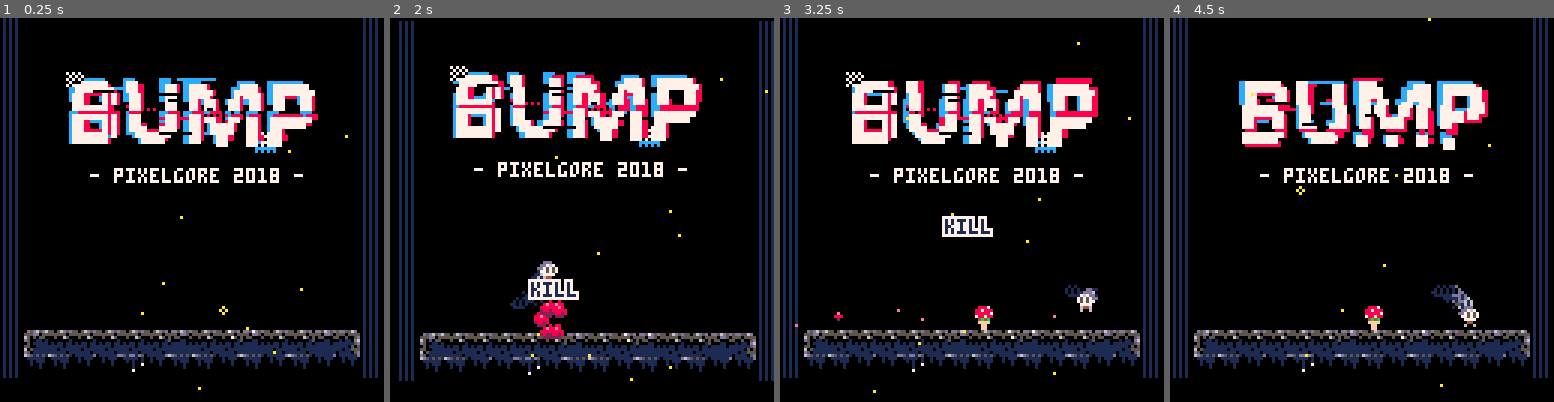
Above: before the commit, frames 1-4 (left to right).
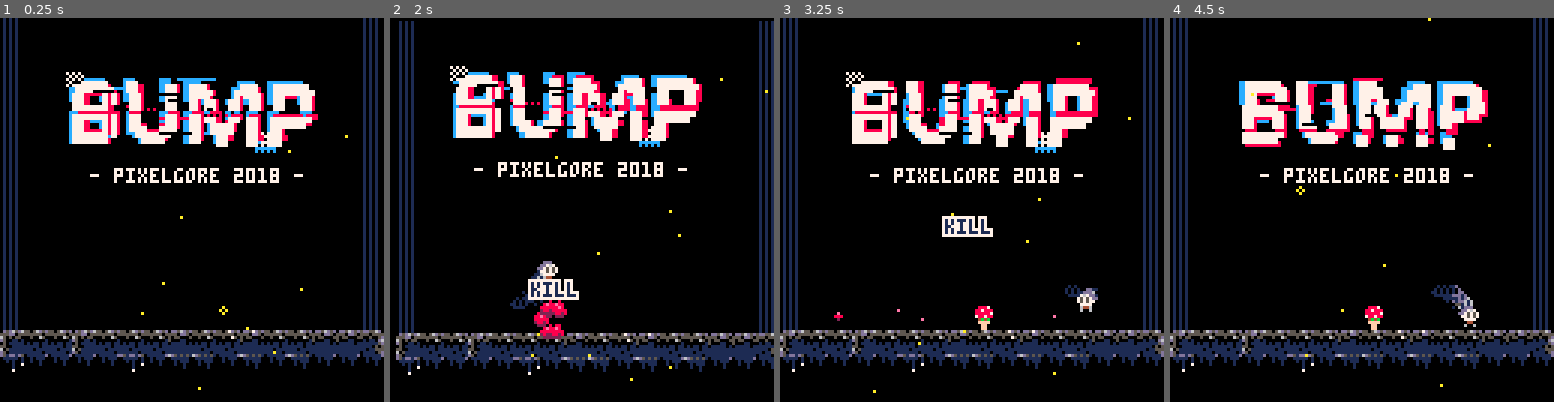
Above: after the commit, the same moments.

Repository: wesen/carts
Game: PICO-8 cartridge games/bump/bump.p8
The game is run twice, just before and just after one commit, with the same random seed, the same clock (stepped at 60 frames per second) and the same inputs.
Inputs:
- Up to frame 1 (0.25 s): no input
- Up to frame 2 (2 s): tap X (X key) at 0.33, 1.07, 1.85 s; tap O (Z key) at 0.7, 1.7 s; hold Right from 1.6 s (still down)
- Up to frame 3 (3.25 s): release Right at 2.1 s; tap O (Z key) at 2.1, 2.5, 2.9 s; hold Up 2.15-2.42 s; hold Right 2.47-3.03 s; tap X (X key) at 2.97 s; hold Left from 3.08 s (still down)
- Up to frame 4 (4.5 s): tap O (Z key) at 3.3, 3.7, 4.1 s; release Left at 3.58 s; hold Down 3.63-3.97 s; hold Right from 4.02 s (still down); tap X (X key) at 4.08 s

The runs differ from the first frame. In frame 1, 1.7% of the frame differs, in the area x 0-100%, y 81-94%; in frame 2, 1.6%; in frame 3, 1.7%, in the area x 0-100%, y 79-94%; in frame 4, 1.7%.

Commit message:
Revert to previous layout

Diff:
--- a/games/bump/bump.p8
+++ b/games/bump/bump.p8
@@ -1,5 +1,5 @@
 pico-8 cartridge // http://www.pico-8.com
-version 8
+version 16
 __lua__
 flg_solid=0
 flg_ice=1
@@ -54,7 +54,7 @@
 
 ground_grace_interval=6
 
-win_threshold=1
+win_threshold=14
 
 
 function class (init)
@@ -1778,7 +1778,14 @@
   end, draw_crs)
 end
 
+function is_space_pressed()
+ if stat(30) then
+  printh(tostr(stat(31)))
+ end
+end
+
 function _init()
+ poke(0x5f2d,1)
  room=cls_room.init(v2(0,0),v2(16,16))
  room:spawn_player(p1_input)
  room:spawn_player(p2_input)
@@ -1962,16 +1969,16 @@
 00000000000000000ff5f5f0aaf5f5f00ff5f5f00ff5f5f000000000000000000000000000000000000000000000000000000000000000000000000000000000
 000000000000000000ffff000ff5f5f000ffff0000ffff00000aaa00000aaa0000aaaa00000aaa00000000000000000000000000000000000000000000000000
 0000000000000000000bb00000ffff0000033000000bbb6000a1f1000001f10000a1f10000a1f100000000000000000000000000000000000000000000000000
-000000000000000000033000000330000060060000033600000bbb00000bb000000bbb0000033b60000000000000000000000000000000000000000000000000
-00000000000000000006600000060600000000000000000000060600000660000060006000000000000000000000000000000000000000000000000000000000
-00000000000000000000000000000000000000000000000000000000000000000000000000000000000000000000000000000000000000000000000000000000
-00000000000000000000000000000000000000000000000000000000000000000000000000000000000000000000000000000000000000000000000000000000
-00000000000000000000000000000000000000000000000000000000000000000000000000000000000000000000000000000000000000000000000000000000
-00000000000000000000000000000000000000000000000000000000000000000000000000000000000000000000000000000000000000000000000000000000
-00000000000000000000000000000000000000000000000000000000000000000000000000000000000000000000000000000000000000000000000000000000
-00000000000000000000000000000000000000000000000000000000000000000000000000000000000000000000000000000000000000000000000000000000
-00000000000000000000000000000000000000000000000000000000000000000000000000000000000000000000000000000000000000000000000000000000
-00000000000000000000000000000000000000000000000000000000000000000000000000000000000000000000000000000000000000000000000000000000
+000000000000000000033000000330000060060000033600000bbb00000bb000000bbb0000033b60000000000000006666600000000000000000000000000000
+00000000000000000006600000060600000000000000000000060600000660000060006000000000000000000000006000600000000000000000000000000000
+00000000000000000000000000000000000000000000000000000000000000000000000000000000000000000000006000600000000000000000000000000000
+00000000000000000000000000000000000000000000000000000000000000000000000000000000000000000000006000600000000000000000000000000000
+00000000000000000000000000000000000000000000000000000000000000000000000000000000000000000006666000666600000000000000000000000000
+00000000000000000000000000000000000000000000000000000000000000000000000000000000000000000000600000006000000000000000000000000000
+00000000000000000000000000000000000000000000000000000000000000000000000000000000000000000000060000060000000000000000000000000000
+00000000000000000000000000000000000000000000000000000000000000000000000000000000000000000000006000600000000000000000000000000000
+00000000000000000000000000000000000000000000000000000000000000000000000000000000000000000000000606000000000000000000000000000000
+00000000000000000000000000000000000000000000000000000000000000000000000000000000000000000000000060000000000000000000000000000000
 
 
 
@@ -2104,7 +2111,7 @@
 
 __gff__
 0000000000000000000010101010101000000000101010000000101010101010000000000000000000000000000000000000000000000000000000000000001000000000000010101010101010101010100000001000001010101010100000100000101010010101011010101010100000001010101010010101010101010101
-1010000000000000000000000000101000000000000000000000000000001010000000000000000000000010101010100000000000000000000000101000101000000000000000000000000000000000000000000000000000000000000000000000000000000000000000000000000000000000000000000000000000000000
+1010000000000000000000000000101000000000000000000000000000001010000000000000000000000010101010100000000000000000000000101000101000000000000000000000000000000000000000000000000000000000000000000000000000000000000000101000000000000000000000000000001010000000
 __map__
 000000000000000000000000000000004f00000000000000000000000000004f000000000000000000000000000000000000000000000000000000000000000000000000000000000000000000000000000000000000000000000000000000000000000000000000000000000000000000000000000000000000000000000000
 000000000000000000000000000000004f00000000000000000000000000004f000000000000000000000000000000000000000000000000000000000000000000000001710000001900007101000000000000000000000000000000000000000000000000000000000000000000000000000000000000000000000000000000
@@ -2119,8 +2126,8 @@
 000000000000000000000000000000004f00000000000000000000000000004f000000000000000100000000000000000000000000000000000000000000000000000000000041414141000000000000000000000000000000000000000000000000000000000000000000000000000000000000000000000000000000000000
 000000000000000000000000000000004f00000000000000000000000000004f000000006060604040400000000000000000000000000000000000000000000000000071000000000000000071000000000000000000000000000000000000000000000000000000000000000000000000000000000000000000000000000000
 000000000100010001000100000000004f00000000000000000000000000004f000000180000000000000000000000000000000000000000000000000000000000004040400000190000004040400000000000000000000000000000000000000000000000000000000000000000000000000000000000000000000000000000
-006566666666666766787966666768004f65666666666667667879666667684f000000000000000000000000000000000000000000000000000000000000000040000000000000404000000000000040000000000000000000000000000000000000000000000000000000000000000000000000000000000000000000000000
-0069696c6c6a6c69696c696c696c6c004f69696c6c6a6c69696c696c696c6c4f42000000002e00000000000001000000012700280029002a002b002c002d012e70000001004200000000420001000070000000000000000000000000000000000000000000000000000000000000000000000000000000000000000000000000
+0000656666666667667879666667676865666665666666676678796666676768000000000000000000000000000000000000000000000000000000000000000040000000000000404000000000000040000000000000000000000000000000000000000000000000000000000000000000000000000000000000000000000000
+00006c6c6c6a6c69696c696c696c6c6c6a6c6c6c6c6a6c69696c696c696c6c6c42000000002e00000000000001000000012700280029002a002b002c002d012e70000001004200000000420001000070000000000000000000000000000000000000000000000000000000000000000000000000000000000000000000000000
 0000000000000000000000000000000000000000000000000000000000000000404044404041414141404040404040404040404040404040404040404040404040404040404040404040404040404040400000000000000000000000000000000000000000000000000000000000000000000000000000000000000000000000
 0000000000000000000000000000000000000000000000000000000000000000000000000000000000000000000000000000000000000000000000000000000000000000000000000000000000000000000000000000000000000000000000000000000000000000000000000000000000000000000000000000000000000000
 0014151516000001010000141515160000141515160000010100001415151600000000000000000000000000000000000000000000000000000000000000000000000000000000000000000000000000000000000000000000000000000000000000000000000000000000000000000000000000000000000000000000000000
--- a/games/bump/config.lua
+++ b/games/bump/config.lua
@@ -3,4 +3,4 @@
 
 ground_grace_interval=6
 
-win_threshold=1
+win_threshold=14
--- a/games/bump/main.lua
+++ b/games/bump/main.lua
@@ -26,7 +26,14 @@
   end, draw_crs)
 end
 
+function is_space_pressed()
+ if stat(30) then
+  printh(tostr(stat(31)))
+ end
+end
+
 function _init()
+ poke(0x5f2d,1)
  room=cls_room.init(v2(0,0),v2(16,16))
  room:spawn_player(p1_input)
  room:spawn_player(p2_input)
Not shown, changed: the sound effects (__sfx__) section of games/bump/bump.p8
